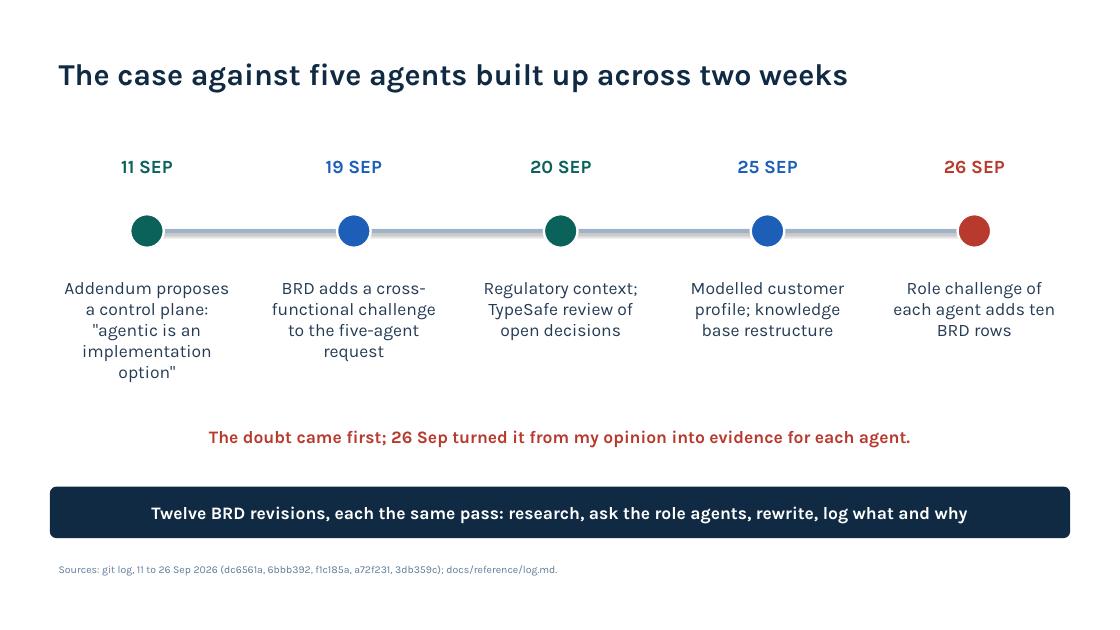
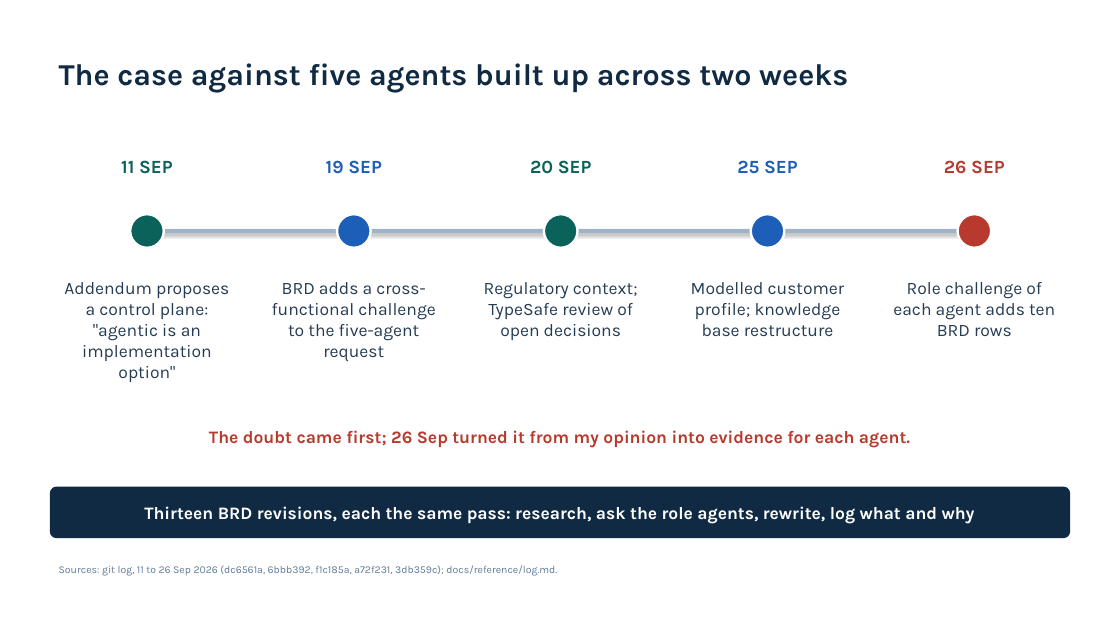
Before and after one commit to jmservera/ama, a slide deck: slide 6 of .copilot-tracking/ppt/2026-09-26/ama-mentor-progress-review/slide-deck/ama-mentor-progress-review.pptx. Drawn at 1120x630 pixels with LibreOffice and Linux fonts; fonts in the diff are those of the drawing. Boxes give left, top, right and bottom in pixels: in the first picture for what was removed or moved away, otherwise in the second. Text is boxed around its words. In the diff, an @@ line names an element or a change of style, - is before the commit and + after.

Commit message:
feat: update documentation and codebase for agent what-if study and mentor deck
- Enhanced .gitignore to exclude Python cache files.
- Revised case study addendum to clarify findings from the what-if session on 2026-09-27, emphasizing the unchanged headline verdict and expanded regulatory references.
- Updated the AMA mentor progress review presentation to include additional slides and insights from the latest review.
- Improved README with updated links and descriptions for research documents, reflecting recent changes in the agent what-if study.
- Documented findings from the post-merge review of the agent what-if study, including corrections to regulatory citations and clarifications on role agent responses.
- Added reconciliation section in the agent what-if study to align with the current proposal and clarify terminology.
- Adjusted various scenario verdicts and stop criteria to reflect updated regulatory requirements and ensure compliance with UK GDPR Articles 22A to 22C.

```diff
--- a/.copilot-tracking/ppt/2026-09-26/ama-mentor-progress-review/slide-deck/ama-mentor-progress-review.pptx
+++ b/.copilot-tracking/ppt/2026-09-26/ama-mentor-progress-review/slide-deck/ama-mentor-progress-review.pptx
@@ text in rounded rectangle at [144,506,975,524]: text changed @@
-Twelve BRD revisions, each the same pass: research, ask the role agents, rewrite, log what and why
+Thirteen BRD revisions, each the same pass: research, ask the role agents, rewrite, log what and why
```
Also in this commit, not shown: 3 other slides changed, 1 slide added, 46 other files.
